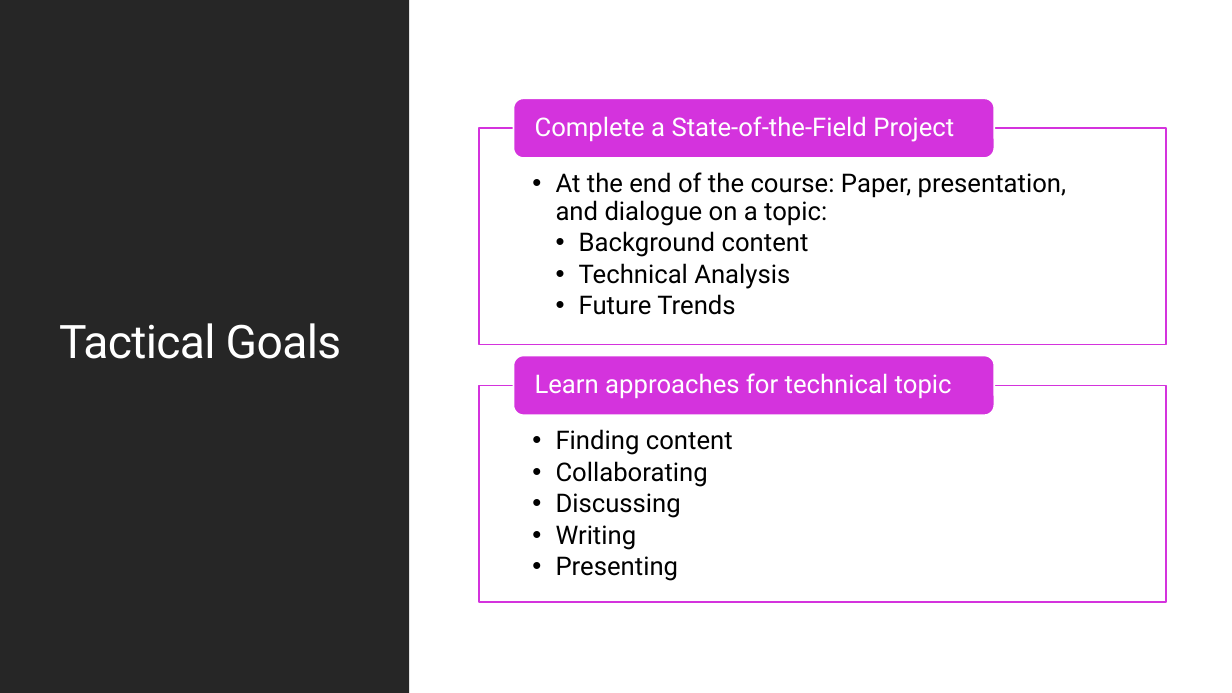
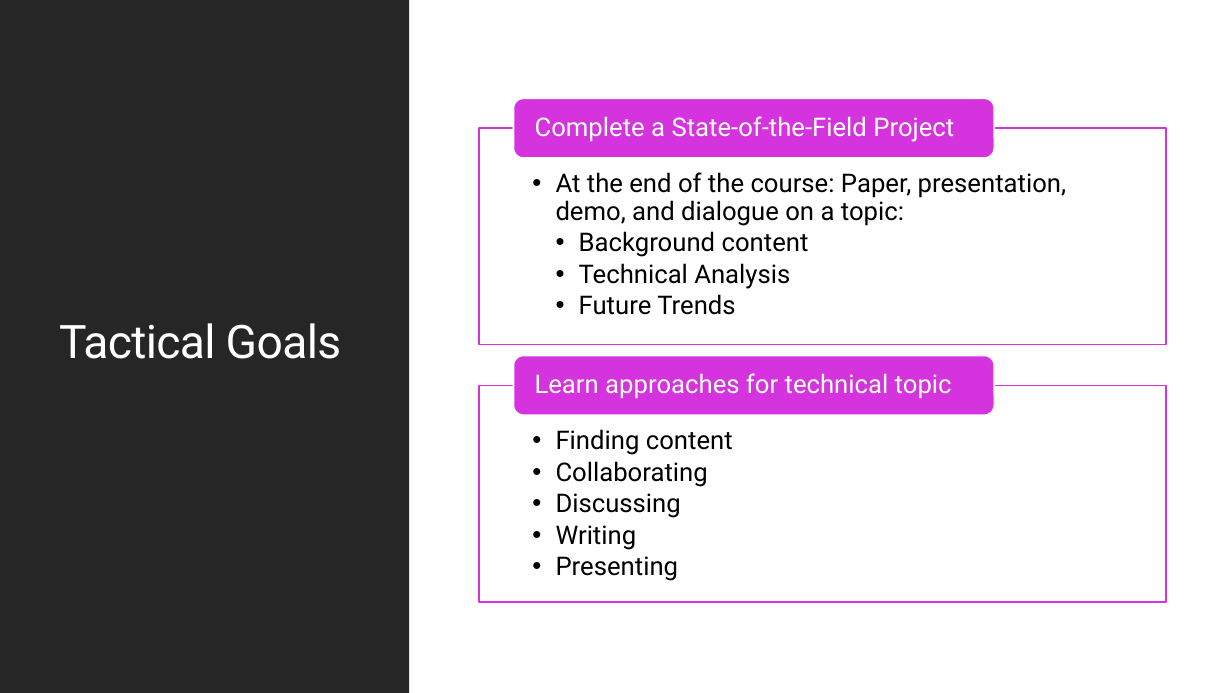
Before and after one commit to maherou/Teaching, a slide deck: slide 2 of files/CS373/IntroToCompSciResearch.pptx. Drawn at 1232x693 pixels with LibreOffice and Linux fonts; fonts in the diff are those of the drawing. Boxes give left, top, right and bottom in pixels: in the first picture for what was removed or moved away, otherwise in the second. Text is boxed around its words. In the diff, an @@ line names an element or a change of style, - is before the commit and + after.

```diff
--- a/files/CS373/IntroToCompSciResearch.pptx
+++ b/files/CS373/IntroToCompSciResearch.pptx
@@ text at [556, 172, 1066, 226]: text changed @@
-  • At the end of the course: Paper, presentation, and dialogue on a topic:
+  • At the end of the course: Paper, presentation, demo, and dialogue on a topic:
```
Also in this commit, not shown: 3 other slides changed, 8 other files.
